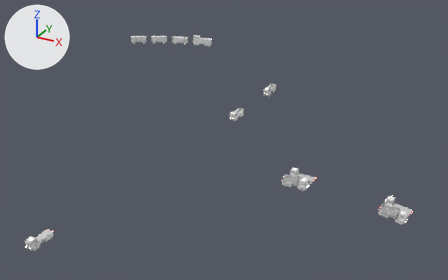
An edit to the FBX model Assets/Art/KayseriIsland/Models/Emerald/Phase1/Vehicles_P1.fbx, drawn before and after from the same camera.
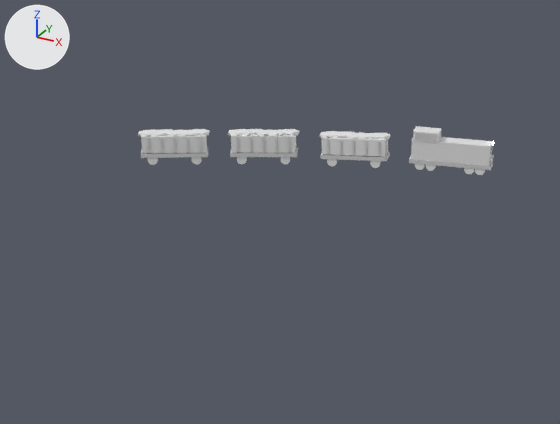
Each version is shown whole from a 50 mm lens placed at (106.1, -160.7, 99.1), pointed at (3.7, 25.4, 6.0), then close up on the part from 22% to 51% of the width and 2% to 37% of the height. Arrows for +X, +Y and +Z are at upper left; the lights stay in place. The first two pictures are the older version. Where no turn or scale is listed for an object, it has been applied to the vertices.

Script lines for the objects in view, before the commit:
```python
ob_train = bpy.data.objects.new('train', me_loco_src_001)
ob_train.location = (-56.08, 110.62, 14.43)
ob_train.rotation_euler = (0.0, 0.065, 0.413)  # degrees (0, 3.7, 24)
ob_train.scale = (0.72, 0.72, 0.72)
ob_wagon = bpy.data.objects.new('wagon', me_wagon_src_001)
ob_wagon.location = (-66.58, 106.02, 14.82)
ob_wagon.rotation_euler = (0.0, 0.0143, 0.413)  # degrees (0, 0.8, 24)
ob_wagon.scale = (0.76, 0.76, 0.76)
ob_wagon_001 = bpy.data.objects.new('wagon.001', me_wagon_src_002)
ob_wagon_001.location = (-76.5, 101.37, 14.98)
ob_wagon_001.rotation_euler = (0.0, 0.015, 0.546)  # degrees (0, 0.9, 31)
ob_wagon_001.scale = (0.76, 0.76, 0.76)
ob_wagon_002 = bpy.data.objects.new('wagon.002', me_wagon_src_003)
ob_wagon_002.location = (-85.38, 95.6, 15.14)
ob_wagon_002.rotation_euler = (0.0, 0.0155, 0.6)  # degrees (0, 0.9, 34)
ob_wagon_002.scale = (0.76, 0.76, 0.76)
```
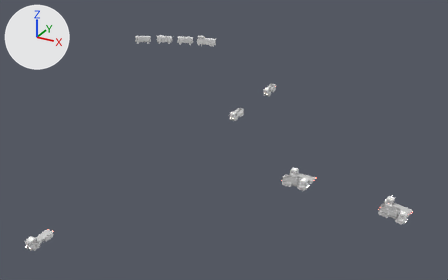
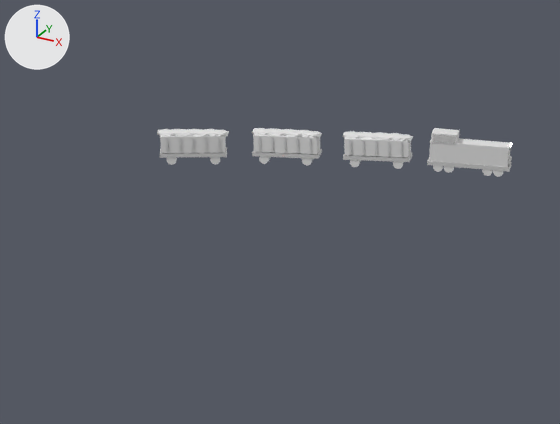
Diff of the bpy script that builds the scene:
```diff
--- a/Assets/Art/KayseriIsland/Models/Emerald/Phase1/Vehicles_P1.fbx.py
+++ b/Assets/Art/KayseriIsland/Models/Emerald/Phase1/Vehicles_P1.fbx.py
@@ ob_wagon_002 @@
 ob_wagon_002 = bpy.data.objects.new('wagon.002', me_wagon_src_003)
-ob_wagon_002.location = (-85.38, 95.6, 15.14)
+ob_wagon_002.location = (-83.53, 96.86, 15.11)
 ob_wagon_002.rotation_euler = (0.0, 0.0155, 0.6)  # degrees (0, 0.9, 34)
@@ ob_train @@
 ob_train = bpy.data.objects.new('train', me_loco_src_001)
-ob_train.location = (-56.08, 110.62, 14.43)
-ob_train.rotation_euler = (0.0, 0.065, 0.413)  # degrees (0, 3.7, 24)
+ob_train.location = (-54.08, 111.5, 14.29)
+ob_train.rotation_euler = (0.0, 0.0596, 0.413)  # degrees (0, 3.4, 24)
 ob_train.scale = (0.72, 0.72, 0.72)
@@ ob_wagon_001 @@
 ob_wagon_001 = bpy.data.objects.new('wagon.001', me_wagon_src_002)
-ob_wagon_001.location = (-76.5, 101.37, 14.98)
-ob_wagon_001.rotation_euler = (0.0, 0.015, 0.546)  # degrees (0, 0.9, 31)
+ob_wagon_001.location = (-74.09, 102.73, 14.94)
+ob_wagon_001.rotation_euler = (0.0, 0.0147, 0.413)  # degrees (0, 0.8, 24)
 ob_wagon_001.scale = (0.76, 0.76, 0.76)
@@ ob_wagon @@
 ob_wagon = bpy.data.objects.new('wagon', me_wagon_src_001)
-ob_wagon.location = (-66.58, 106.02, 14.82)
+ob_wagon.location = (-64.08, 107.11, 14.78)
 ob_wagon.rotation_euler = (0.0, 0.0143, 0.413)  # degrees (0, 0.8, 24)
```

Changed parts and their boxes (x1, y1, x2, y2) in the close-ups (560 x 424 px):
'train', moved, turned
    before: (409, 126, 494, 175)
    after: (427, 128, 512, 177)
'wagon', moved
    before: (319, 131, 391, 168)
    after: (342, 131, 413, 169)
'wagon.001', moved, turned
    before: (227, 129, 300, 165)
    after: (252, 128, 322, 165)
'wagon.002', moved
    before: (138, 129, 210, 165)
    after: (157, 129, 229, 165)
